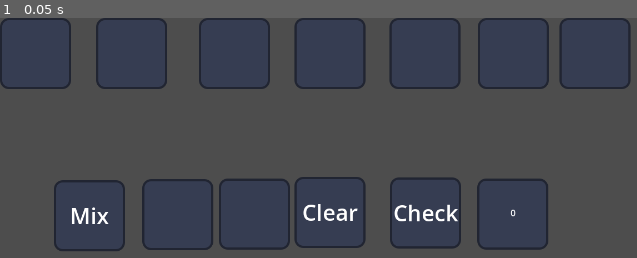
Above: before the commit, frame 1.
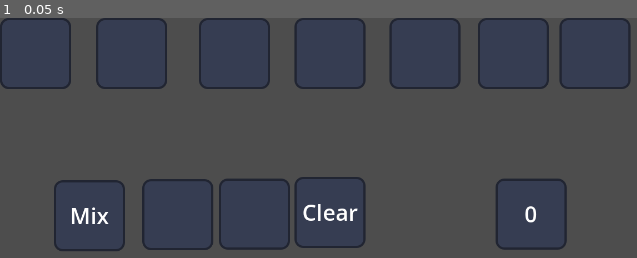
Above: after the commit, the same moment.

Repository: NPontious/WordGame
Game: Godot game, scene res://script_holder.tscn
The game is run twice, just before and just after one commit, with the same random seed, the same clock (stepped at 60 frames per second) and the same inputs.
Inputs:
- Up to frame 1 (0.05 s): no input

The runs differ from the first frame. In frame 1, 1.4% of the frame differs, in the area x 61-90%, y 66-97%.
Error before the commit: Attempt to call function 'get_as_text' in base 'null instance' on a null instance. (res://logic.gd:86)
Error after the commit: Attempt to call function 'get_as_text' in base 'null instance' on a null instance. (res://logic.gd:74)

Commit message:
Fixed Score Label

Diff:
--- a/enter.gd
+++ b/enter.gd
@@ -6,4 +6,4 @@
 
 func letter_out():
 	await get_tree().create_timer(0.01).timeout
-	get_parent().get_parent().get_node("LogicScript").guess = ""
+	get_parent().get_node("LogicScript").guess = ""
--- a/logic.gd
+++ b/logic.gd
@@ -30,36 +30,24 @@
 
 	get_parent().get_node(".").get_child(0).position.y = screen_size.y * 0.4
 	get_parent().get_node(".").get_child(0).position.x = spacing2 * 2
-	print(get_parent().get_node(".").get_child(0))
-	print(get_parent().get_node(".").get_child(0).position.x)
-	get_child(0).position.y = screen_size.y * 0.0
+
 	get_parent().get_node(".").get_child(2).position.y = screen_size.y * 0.4
 	get_parent().get_node(".").get_child(2).position.x = spacing2
-	print(get_parent().get_node(".").get_child(2))
-	print(get_parent().get_node(".").get_child(2).position.x)
+
 	get_parent().get_node(".").get_child(3).position.y = screen_size.y * 0.4
 	get_parent().get_node(".").get_child(3).position.x = spacing2 * 2
-	print(get_parent().get_node(".").get_child(3))
-	print(get_parent().get_node(".").get_child(3).position.x)
+
 	get_parent().get_node(".").get_child(4).position.y = screen_size.y * 0.4
 	get_parent().get_node(".").get_child(4).position.x = spacing2 * 3
-	print(get_parent().get_node(".").get_child(4))
-	print(get_parent().get_node(".").get_child(4).position.x)
+
 	get_parent().get_node(".").get_child(5).position.y = screen_size.y * 0.4
 	get_parent().get_node(".").get_child(5).position.x = spacing2 * 4
-	print(get_parent().get_node(".").get_child(5))
-	print(get_parent().get_node(".").get_child(5).position.x)
+
 	get_parent().get_node(".").get_child(6).position.y = screen_size.y * 0.4
 	get_parent().get_node(".").get_child(6).position.x = spacing2 * 5
-	print(get_parent().get_node(".").get_child(6))
-	print(get_parent().get_node(".").get_child(6).position.x)
 
-
-	#for child in get_parent().get_children():
-	#	print(child)
-		#if not child is Node:
-			#child.position.y = screen_size.y * 0.4
-
+	get_parent().get_node(".").get_child(7).position.y = screen_size.y * 0.4
+	get_parent().get_node(".").get_child(7).position.x = spacing2 * 6
 
 	var position_x = spacing
 	for child in buttons_node.get_children():
@@ -75,7 +63,7 @@
 		child.apply_scale(button_size)
 
 	while run:
-		await $TouchScreenButtonEnter.released
+		await get_parent().get_node("TouchScreenButtonEnter").released
 		print(the_word)
 		print(shuffled)
 		var curr_word = guess
--- a/project.godot
+++ b/project.godot
@@ -19,6 +19,7 @@
 
 window/size/viewport_width=1440
 window/size/viewport_height=900
+window/stretch/aspect="expand"
 
 [input_devices]
 
--- a/script_holder.tscn
+++ b/script_holder.tscn
@@ -10,11 +10,11 @@
 [ext_resource type="Script" path="res://mix.gd" id="8_ohnvf"]
 [ext_resource type="Script" path="res://score.gd" id="9_jtmej"]
 
+[sub_resource type="LabelSettings" id="LabelSettings_hgjm4"]
+font_size = 64
+
 [sub_resource type="LabelSettings" id="LabelSettings_d60we"]
 font_size = 40
-
-[sub_resource type="LabelSettings" id="LabelSettings_hgjm4"]
-font_size = 64
 
 [sub_resource type="LabelSettings" id="LabelSettings_v6fc8"]
 line_spacing = 2.0
@@ -27,19 +27,6 @@
 
 [node name="LogicScript" type="Node2D" parent="."]
 script = ExtResource("1_cm373")
-
-[node name="TouchScreenButtonEnter" type="TouchScreenButton" parent="LogicScript"]
-position = Vector2(702, 287)
-texture_normal = ExtResource("2_ba7jq")
-script = ExtResource("5_6ejrn")
-
-[node name="Label" type="Label" parent="LogicScript/TouchScreenButtonEnter"]
-offset_right = 128.0
-offset_bottom = 128.0
-text = "Check"
-label_settings = SubResource("LabelSettings_d60we")
-horizontal_alignment = 1
-vertical_alignment = 1
 
 [node name="Buttons" type="Node" parent="."]
 
@@ -153,6 +140,8 @@
 [node name="Label" type="Label" parent="DisplayCurr_Word"]
 offset_right = 128.0
 offset_bottom = 128.0
+horizontal_alignment = 1
+vertical_alignment = 1
 script = ExtResource("6_pjbcd")
 
 [node name="DisplayUsed_Word" type="TouchScreenButton" parent="."]
@@ -181,14 +170,26 @@
 vertical_alignment = 1
 
 [node name="TouchScreenButton" type="TouchScreenButton" parent="."]
-position = Vector2(859, 289)
+position = Vector2(892, 289)
 texture_normal = ExtResource("2_ba7jq")
 
 [node name="Label" type="Label" parent="TouchScreenButton"]
-offset_left = 45.0
-offset_top = 50.0
-offset_right = 85.0
-offset_bottom = 73.0
+offset_right = 128.0
+offset_bottom = 128.0
+theme_override_font_sizes/font_size = 40
 horizontal_alignment = 1
 vertical_alignment = 1
+autowrap_mode = 3
 script = ExtResource("9_jtmej")
+
+[node name="TouchScreenButtonEnter" type="TouchScreenButton" parent="."]
+texture_normal = ExtResource("2_ba7jq")
+script = ExtResource("5_6ejrn")
+
+[node name="Label" type="Label" parent="TouchScreenButtonEnter"]
+offset_right = 128.0
+offset_bottom = 128.0
+text = "Check"
+label_settings = SubResource("LabelSettings_d60we")
+horizontal_alignment = 1
+vertical_alignment = 1
